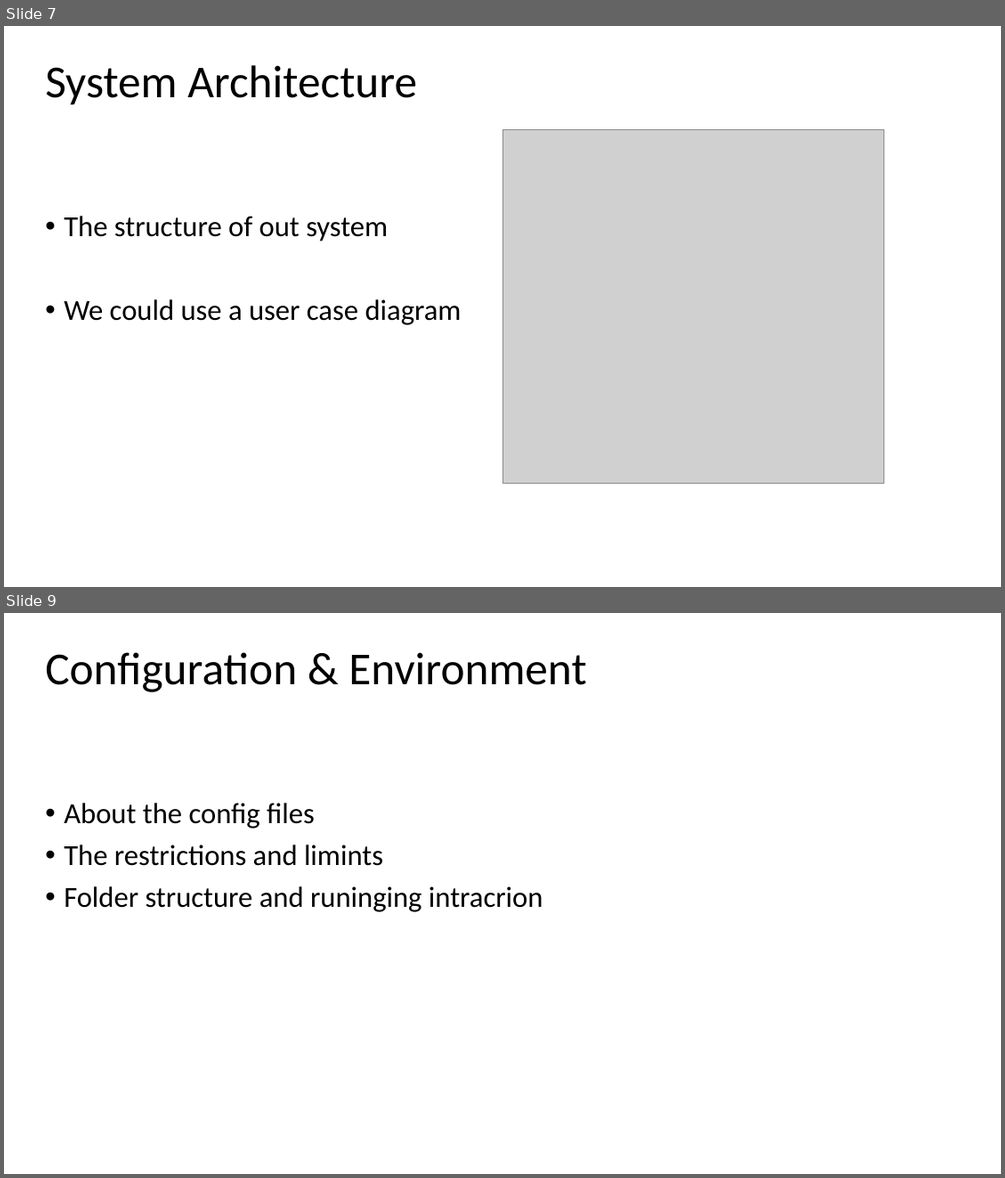
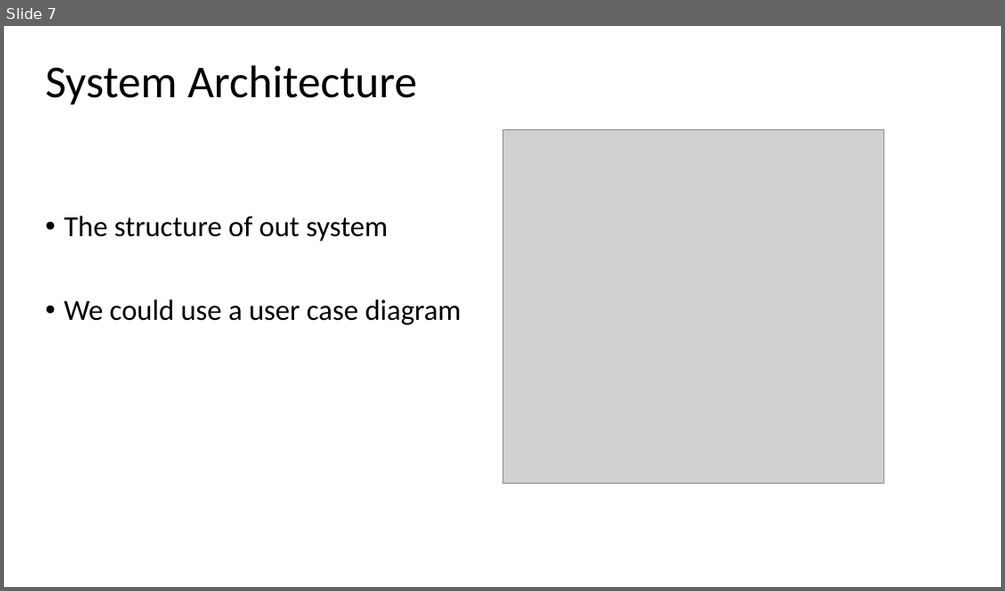
Before and after one commit to wallmenis/exercise, a slide deck: presentation/Presentation.pptx. Shown one above the other, each under a label of ours: slides 7 and 9 before the commit, slide 7 after it; the slides between them are not shown. The pictures are 1005x1178 and 1005x591 pixels, drawn with LibreOffice and Linux fonts; fonts in the diff are those of the drawing; grey boxes stand for pictures; background and template pictures are left out. Boxes give left, top, right and bottom in pixels: in the first picture for what was removed or moved away, otherwise in the second. Text is boxed around its words. In the diff, an @@ line names an element or a change of style, - is before the commit and + after.

```diff
--- a/presentation/Presentation.pptx
+++ b/presentation/Presentation.pptx
@@ slide 9 removed at box(4, 613, 1001, 1174), background picture (left out) @@
@@ title removed at box(45, 652, 586, 692) @@
-Configuration & Environment
@@ subtitle removed at box(64, 803, 543, 912) @@
-• About the config files
-• The restrictions and limints
-• Folder structure and runinging intracrion
```
Also in this commit, not shown: 7 slides changed, 6 slides added, 5 other slides removed, 3 other files.
